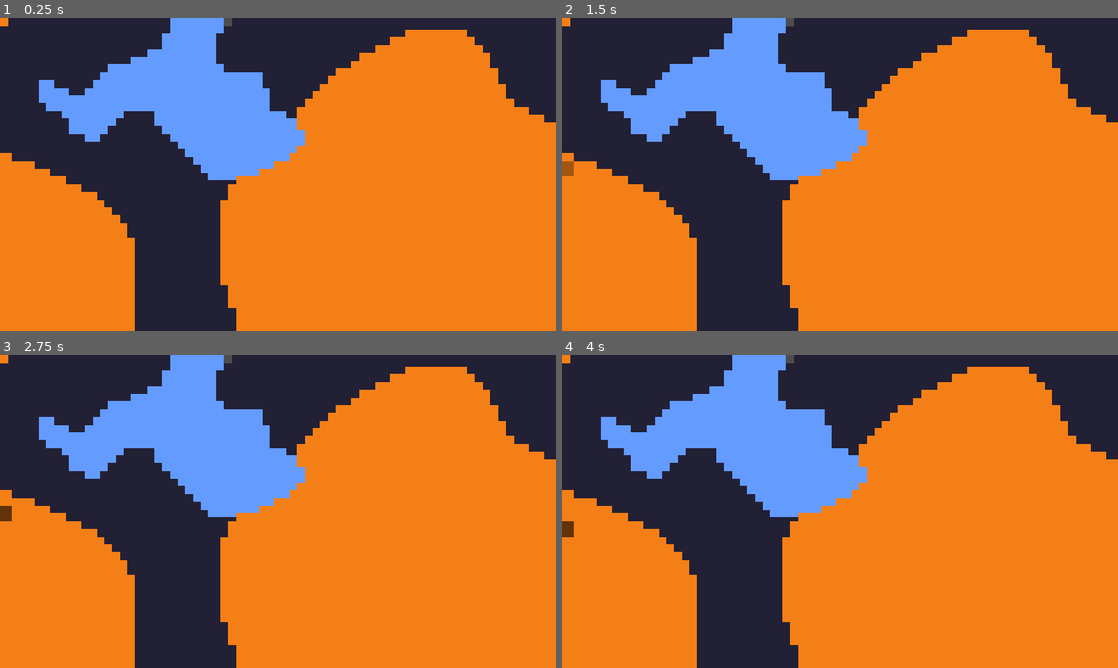
Above: before the commit, frames 1-4 (two rows, left to right).
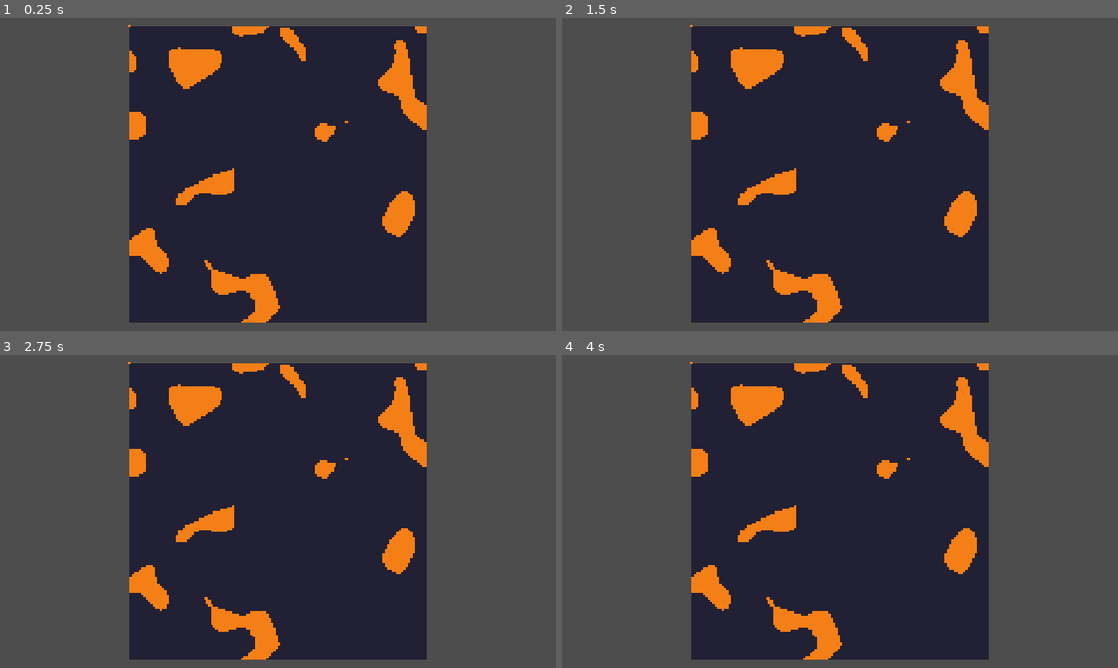
Above: after the commit, the same moments.

Repository: Relieur/David
Game: Godot game, scene res://scene/wolrd.tscn
Two runs of this game, one before a commit and one after it. Both use one fixed random seed, a clock stepped at 60 frames per second and the inputs below. The project has no main scene, so this scene is started directly.
Inputs (mouse positions are in pixels of both pictures, inside the frame that each line leads up to):
- Up to frame 1 (0.25 s): no input
- Up to frame 2 (1.5 s): tap Enter at 0.5 s; move the mouse to (567, 161) at 0.52 s; hold D (move_right) 0.53-1.28 s; click (567, 161) at 0.67 s; tap Space at 1.25 s; move the mouse to (567, 168) at 1.27 s; hold S (move_down) from 1.28 s (still down); click (567, 168) at 1.42 s
- Up to frame 3 (2.75 s): tap Enter at 2 s; move the mouse to (5, 514) at 2.02 s; release S (move_down) at 2.03 s; hold D (move_right) from 2.03 s (still down); click (5, 514) at 2.17 s
- Up to frame 4 (4 s): tap Space at 2.75 s; move the mouse to (567, 520) at 2.77 s; release D (move_right) at 2.78 s; hold W (move_up) 2.78-3.53 s; click (567, 520) at 2.92 s; tap Enter at 3.5 s; move the mouse to (567, 530) at 3.52 s; hold A (move_left) from 3.53 s (still down); click (567, 530) at 3.67 s

The runs differ from the first frame. In frame 1, 84% of the frame differs, in the area x 0-100%, y 0-100%; in frame 2, 84%; in frame 3, 84%; in frame 4, 84%.

Commit message:
修改world
设置了摄像机可以观察地图全貌
矿物的生成变得更加合理

Diff:
--- a/scene/ore.tscn
+++ b/scene/ore.tscn
@@ -4,7 +4,7 @@
 [ext_resource type="Script" uid="uid://b6rfcf5m125tr" path="res://script/ore.gd" id="1_mmjia"]
 
 [sub_resource type="RectangleShape2D" id="RectangleShape2D_3rt66"]
-size = Vector2(32, 32)
+size = Vector2(16, 16)
 
 [node name="Ore" type="Area2D" unique_id=71541184]
 script = ExtResource("1_mmjia")
@@ -13,6 +13,7 @@
 shape = SubResource("RectangleShape2D_3rt66")
 
 [node name="Sprite2D" type="Sprite2D" parent="." unique_id=1083088366]
+scale = Vector2(0.5, 0.5)
 texture = ExtResource("1_lmo6b")
 
 [connection signal="input_event" from="." to="." method="_on_input_event"]
--- a/scene/wolrd.tscn
+++ b/scene/wolrd.tscn
@@ -99,3 +99,6 @@
 [node name="OreContainer" type="Node2D" parent="." unique_id=1448270321]
 
 [node name="Ore" parent="OreContainer" unique_id=71541184 instance=ExtResource("4_khi8j")]
+
+[node name="Camera2D" type="Camera2D" parent="." unique_id=1503051318]
+zoom = Vector2(0.2, 0.2)
--- a/script/wolrd.gd
+++ b/script/wolrd.gd
@@ -2,30 +2,40 @@
 
 @onready var tilemap=$TileMapLayer
 @onready var ore_container: Node2D = $OreContainer
+@onready var camera_2d: Camera2D = $Camera2D
+
+
 
 #预加载矿石
 const ORE_SCENE:PackedScene=preload("res://scene/ore.tscn")
 
 
+const TILE_SIZE=16
 const MAP_SIZE=Vector2i(128,128)
+
+
 const LAND_CAP=-0.3
-const ORE_CAP = 0.2
+const ORE_CAP = 0.55
+#中心留空
+const  NO_ORE_RADIUS:=20.0
 
 func _ready() -> void:
 	generate_world()
+	_setup_camera()
+
 
 
 #创造地图
 func generate_world():
-	var noise =FastNoiseLite.new()
+
 
 	#地面
 	var height_noise=FastNoiseLite.new()
 	#种子
 	height_noise.seed=randi()
 	height_noise.noise_type=FastNoiseLite.TYPE_SIMPLEX
-	height_noise.frequency=0.01
-	height_noise.fractal_octaves=4
+	height_noise.frequency=0.0004
+	height_noise.fractal_octaves=2
 
 
 
@@ -33,8 +43,10 @@
 	var copper_noise=FastNoiseLite.new()
 	copper_noise.seed=height_noise.seed+1000
 	copper_noise.noise_type=FastNoiseLite.TYPE_SIMPLEX
-	copper_noise.frequency=0.008
+	copper_noise.frequency=0.02
 	copper_noise.fractal_octaves=2
+
+	var center :=Vector2(MAP_SIZE.x*0.5,MAP_SIZE.y*0.5)
 
 	var water_cells:Array[Vector2i]=[]
 	var ground_cells:Array[Vector2i]=[]
@@ -49,7 +61,8 @@
 				water_cells.append(Vector2i(x,y))
 			else :
 				ground_cells.append(pos)
-
+				if Vector2(x,y).distance_to(center)<NO_ORE_RADIUS:
+					continue
 				if copper_noise.get_noise_2d(x,y)>ORE_CAP:
 					copper_cells.append(pos)
 
@@ -64,6 +77,20 @@
 		ore_container.add_child(copper)
 		copper.mined.connect(_on_copper_mined)
 	print("水%d / 地面%d / 矿%d"%[water_cells.size(),ground_cells.size(),copper_cells.size()])
+
+#摄像机
+func _setup_camera()->void:
+
+	camera_2d.position=Vector2(MAP_SIZE)*TILE_SIZE*0.5
+	var vp:=get_viewport_rect().size
+	var map_px:=Vector2(MAP_SIZE)*TILE_SIZE
+	var  z:float=min(vp.x / map_px.x,vp.y / map_px.y)*0.95
+	camera_2d.zoom=Vector2(z,z)
+	camera_2d.make_current()
+	pass
+
+
+#回调采集
 func _on_copper_mined(ore_type:String ,amount :int )->void:
 	print("获得%s x %d"%[ore_type,amount])
 	#背包
